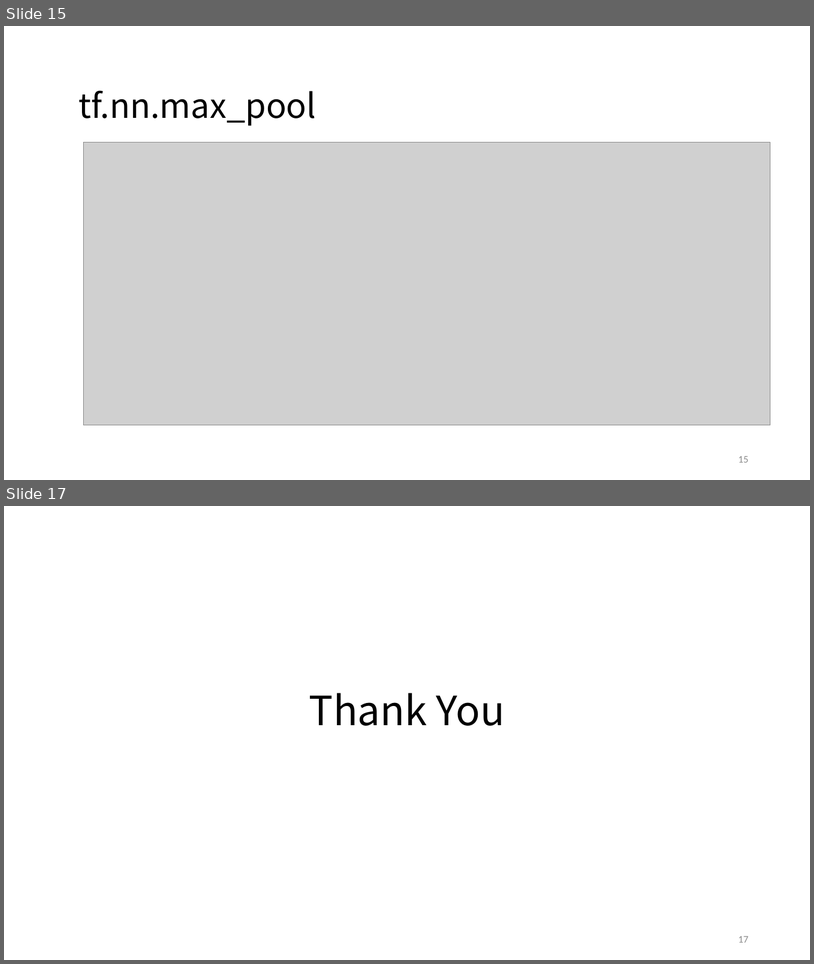
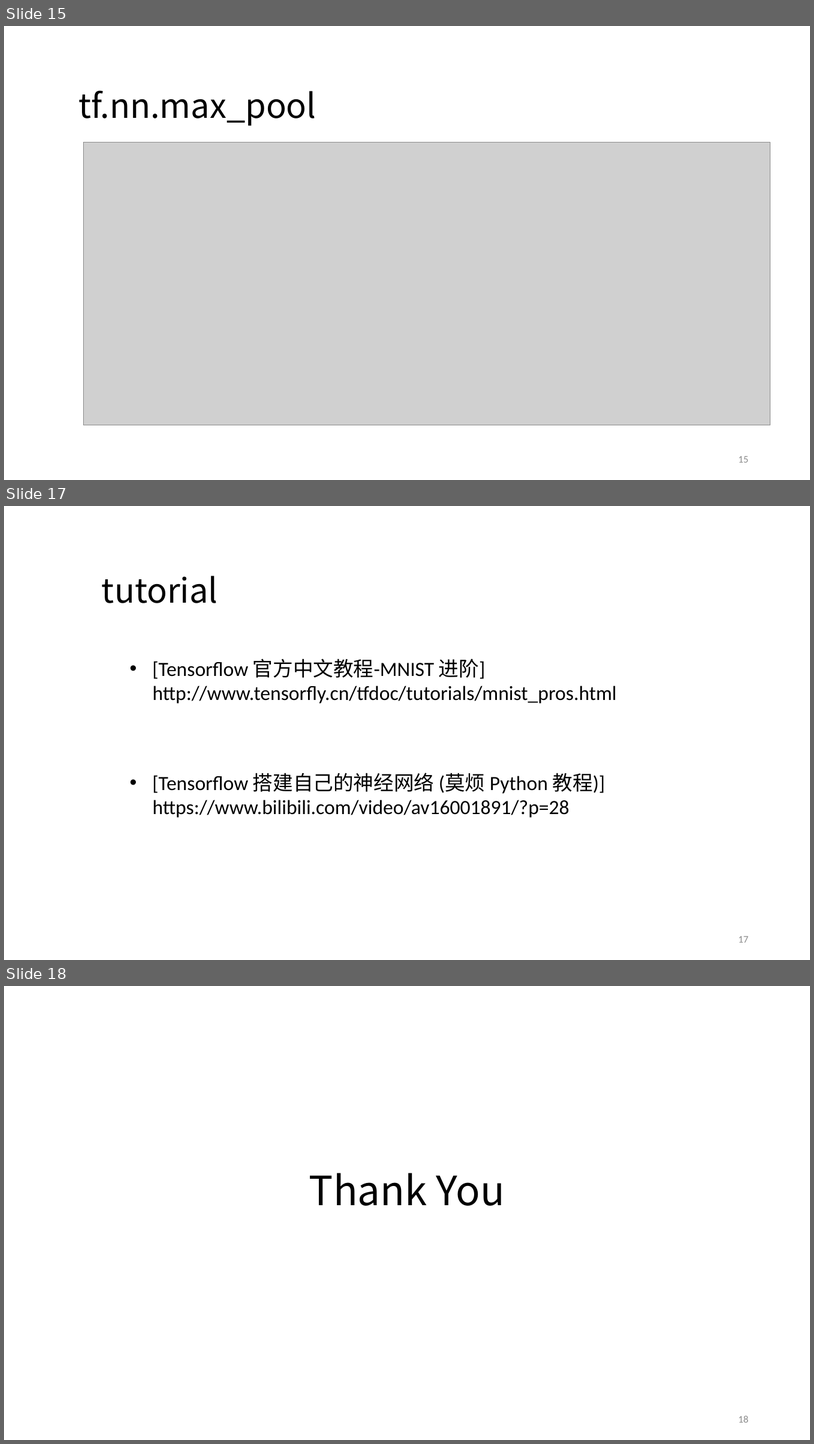
Before and after one commit to Tianyijian/nndl-exercise, a slide deck: chap5_CNN/doc/CNN.pptx. Shown one above the other, each under a label of ours: slides 15 and 17 before the commit, slides 15, 17 and 18 after it; the slides between them are not shown. The pictures are 814x964 and 814x1444 pixels, drawn with LibreOffice and Linux fonts; fonts in the diff are those of the drawing; grey boxes stand for pictures. Boxes give left, top, right and bottom in pixels: in the first picture for what was removed or moved away, otherwise in the second. Text is boxed around its words. In the diff, an @@ line names an element or a change of style, - is before the commit and + after.

```diff
--- a/chap5_CNN/doc/CNN.pptx
+++ b/chap5_CNN/doc/CNN.pptx
@@ slide 17 added at [4,506,810,960], background #FFFFFF @@
@@ text added at [102,576,218,603], 40 pt, text #000000 @@
+tutorial
@@ text added at [152,658,617,703], 24 pt, text #000000 @@
+• [Tensorflow 官方中文教程-MNIST 进阶]
+http://www.tensorfly.cn/tfdoc/tutorials/mnist_pros.html
@@ text added at [152,772,606,817], 24 pt, text #000000 @@
+• [Tensorflow 搭建自己的神经网络 (莫烦 Python 教程)]
+https://www.bilibili.com/video/av16001891/?p=28
@@ page number added at [738,936,749,942], 12 pt, text #8C8C8C @@
+17
@@ what was slide 17 is now slide 18 @@
@@ page number at [738,1415,749,1422]: text changed @@
-17
+18
```
Also in this commit, not shown: 3 slides changed, 4 other files.
